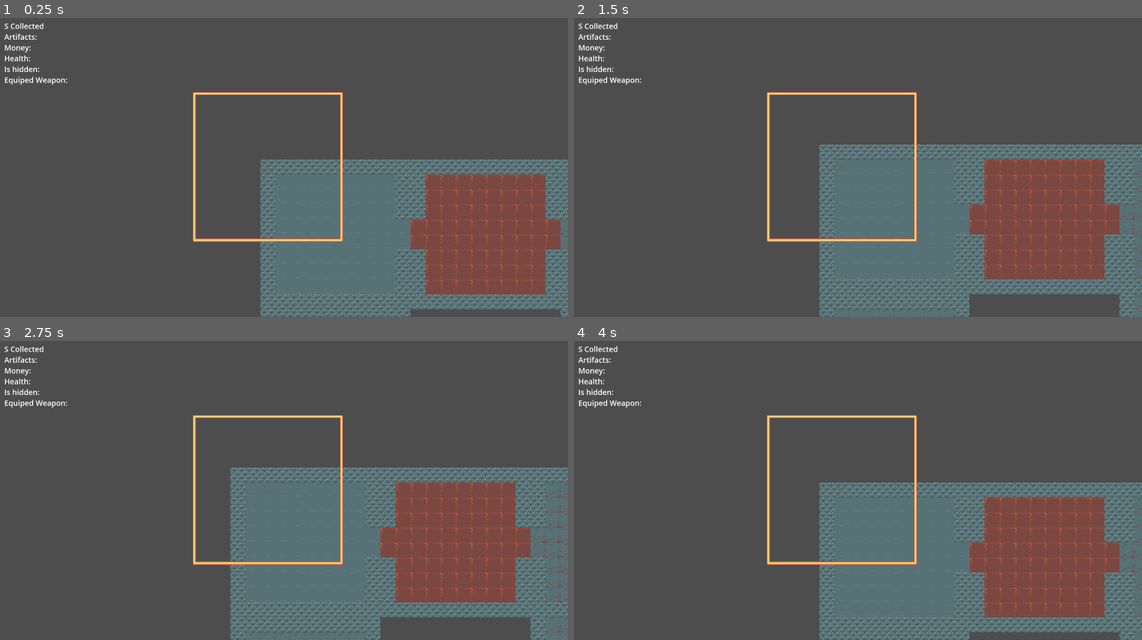
Above: before the commit, frames 1-4 (two rows, left to right).
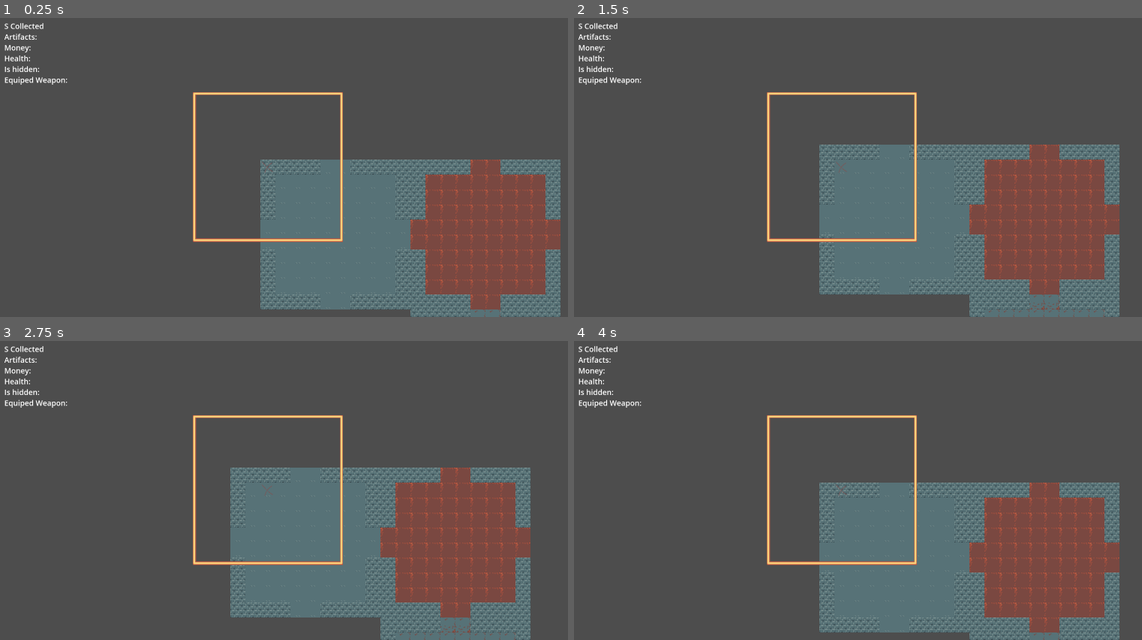
Above: after the commit, the same moments.

Repository: milomccarty99/ld-58
Game: Godot game, scene res://scenes/world.tscn
The game is run twice, just before and just after one commit, with the same random seed, the same clock (stepped at 60 frames per second) and the same inputs.
Inputs:
- Up to frame 1 (0.25 s): no input
- Up to frame 2 (1.5 s): tap Enter at 0.5 s; hold D (right) 0.53-1.28 s; tap Space at 1.25 s; hold S (down) from 1.28 s (still down)
- Up to frame 3 (2.75 s): tap Enter at 2 s; release S (down) at 2.03 s; hold D (right) from 2.03 s (still down)
- Up to frame 4 (4 s): tap Space at 2.75 s; release D (right) at 2.78 s; hold W (up) 2.78-3.53 s; tap Enter at 3.5 s; hold A (left) from 3.53 s (still down)

The runs differ from the first frame. In frame 1, 2.5% of the frame differs, in the area x 45-100%, y 47-100%; in frame 2, 6.6%; in frame 3, 8.0%, in the area x 40-100%, y 42-100%; in frame 4, 3.9%.

Commit message:
basic room gen in boiler room

Diff:
--- a/project.godot
+++ b/project.godot
@@ -22,6 +22,10 @@
 window/size/resizable=false
 window/stretch/scale=2.0
 window/stretch/scale_mode="integer"
+
+[dotnet]
+
+project/assembly_name="LD-58"
 
 [input]
 
--- a/scenes/level.gd
+++ b/scenes/level.gd
@@ -1,6 +1,6 @@
 extends Node2D
-var width = 5
-var height = 5
+var width = 10
+var height = 10
 var level_room_noise = FastNoiseLite.new()
 var m
 var included
@@ -48,12 +48,12 @@
 	return room.x >= 0 and room.x < width and room.y >= 0 and room.y < height
 
 func include_joined_room(start_room : Vector2)->void:
-	if (start_room.x >= 0 and start_room.x < width and start_room.y >= 0 and start_room.y < height):
-		var index_id = m[start_room.x + width * start_room.y]
-		for i in range(0, width):
-			for j in range(0, height):
-				if m[i + width * j] == index_id :
-					included[i + width * j] = true
+	#if (start_room.x >= 0 and start_room.x < width and start_room.y >= 0 and start_room.y < height):
+	var index_id = m[start_room.x + width * start_room.y]
+	for i in range(0, width):
+		for j in range(0, height):
+			if m[i + width * j] == index_id :
+				included[i + width * j] = true
 
 func look_for_walls(room : Vector2)->int:
 	var index_id = m[room.x + width * room.y]
@@ -66,31 +66,28 @@
 		running_total += 4
 	if (is_room_valid(Vector2(room.x + 1, room.y)) and index_id == m[(room.x + 1) + width * room.y]) : # right
 		running_total += 8
-
 	return running_total
 
-func look_for_doors(room : Vector2)->Array:
-	var dirs = []
-	var dirs_size = 0
-	for i in range(0,door_count):
-		if room.x == doors[i].x and room.y == doors[i].y:
-			if room.x < doors[i].z:
-				dirs_size +=1
-				dirs.resize(dirs_size)
-				dirs[dirs_size - 1] = "right"
-			elif room.x > doors[i].z:
-				dirs_size +=1
-				dirs.resize(dirs_size)
-				dirs[dirs_size - 1] = "left"
-			elif room.y < doors[i].w:
-				dirs_size +=1
-				dirs.resize(dirs_size)
-				dirs[dirs_size - 1] = "up"
-			else:
-				dirs_size +=1
-				dirs.resize(dirs_size)
-				dirs[dirs_size - 1] = "down"
-	return dirs
+
+func look_for_doors(room : Vector2)->int: # using included
+	#var index_id = m[room.x + width * room.y]
+	var running_total = 0
+	if (is_room_valid(Vector2(room.x , room.y - 1)) and included[room.x + width * (room.y - 1)]) : #up
+		running_total += 1
+	if (is_room_valid(Vector2(room.x - 1, room.y)) and included[(room.x - 1) + width * room.y]) : #left
+		running_total += 2
+	if (is_room_valid(Vector2(room.x ,room.y + 1)) and included[room.x + width * (room.y + 1)]) : #down
+		running_total += 4
+	if (is_room_valid(Vector2(room.x + 1, room.y)) and included[(room.x + 1) + width * room.y]) : #right
+		running_total += 8
+	return running_total
+func is_closer_distance(from_room: Vector2, to_room: Vector2, closest_distance : float)-> float:
+	if is_room_valid(from_room):
+		var dist = abs(from_room.x - to_room.x) + abs(from_room.y - to_room.y)
+		if dist < closest_distance:
+			return dist
+
+	return INF
 
 func find_next_room_in_path(to_room : Vector2)->bool:
 	 # find next nearest room to an existing included point
@@ -109,23 +106,44 @@
 					if distance <= closest_distance:
 						closest_distance = distance
 						closest_included_room_point = Vector2(i,j)
+						#var closest_direction = "none"
+						var new_closest_distance = INF
 						# N,S,E,W but in random order
+						var order = [0 , 1, 2, 3]
+						for messy in range(0,4):
+							var scramble = rng.randi() %4
+							var order_temp = order[0]
+							order[0] = order[scramble]
+							order[scramble] = order_temp
+
 						for iter in range(0, 4):
-							var order = rng.randi() % 4
-							if order == 0 and is_room_valid(Vector2(i,j - 1)) and distance > abs(i - to_room.x) + abs(j - to_room.y - 1) :
-								closest_new_room_point = Vector2(i,j - 1)
-							if order == 1 and is_room_valid(Vector2(i,j + 1)) and distance > abs(i - to_room.x) + abs(j - to_room.y + 1) :
-								closest_new_room_point = Vector2(i,j + 1)
-							if order == 2 and is_room_valid(Vector2(i - 1,j)) and distance > abs(i - to_room.x - 1) + abs(j - to_room.y):
-								closest_new_room_point = Vector2(i - 1, j)
-							if order == 3:
-								closest_new_room_point = Vector2(i + 1, j)
+							#var order = rng.randi() % 4
+							if order[iter] == 0:
+								new_closest_distance = is_closer_distance(Vector2(i,j - 1), to_room, closest_distance)
+								if new_closest_distance < closest_distance :
+									closest_distance = new_closest_distance
+									closest_new_room_point = Vector2(i,j - 1)
+							if order[iter] == 1:
+								new_closest_distance = is_closer_distance(Vector2(i,j + 1), to_room, closest_distance)
+								if new_closest_distance < closest_distance :
+									closest_distance = new_closest_distance
+									closest_new_room_point = Vector2(i,j + 1)
+							if order[iter] == 2:
+								new_closest_distance = is_closer_distance(Vector2(i - 1, j), to_room, closest_distance)
+								if new_closest_distance < closest_distance :
+									closest_distance = new_closest_distance
+									closest_new_room_point = Vector2(i - 1, j)
+							if order[iter] == 3:
+								new_closest_distance = is_closer_distance(Vector2(i + 1, j), to_room, closest_distance)
+								if new_closest_distance < closest_distance :
+									closest_distance = new_closest_distance
+									closest_new_room_point = Vector2(i + 1, j)
 		include_joined_room(closest_new_room_point)
-		if closest_new_room_point != Vector2(0,0):
-			doors.resize(door_count + 2)
-			doors[door_count] = Vector4(closest_included_room_point.x, closest_included_room_point.y, closest_new_room_point.x, closest_new_room_point.y)
-			doors[door_count+ 1] = Vector4(closest_new_room_point.x, closest_new_room_point.y, closest_included_room_point.x, closest_included_room_point.y)
-			door_count += 2
+
+	doors.resize(door_count + 2)
+	doors[door_count] = Vector4(closest_included_room_point.x, closest_included_room_point.y, closest_new_room_point.x, closest_new_room_point.y)
+	doors[door_count+ 1] = Vector4(closest_new_room_point.x, closest_new_room_point.y, closest_included_room_point.x, closest_included_room_point.y)
+	door_count += 2
 	return included[to_room.x + width * to_room.y]
 
 
--- a/scenes/room.gd
+++ b/scenes/room.gd
@@ -9,7 +9,7 @@
 var ss_i = 1
 var floor_sample = Vector2(3, 6)
 var wall_sample = Vector2(0, 0)
-var door_dir = ["none"]
+var door_dir = 0
 var walls = 0
 @onready
 var tileMap = $"../../TileMapLayer"
@@ -36,19 +36,21 @@
 				tileMap.set_cell(Vector2(start_point.x * width + i, start_point.y * height + j), ss_i, wall_sample)
 			else:
 				pass
-	for i in range(0, door_dir.size()):
-		if door_dir[i] == "down":
-			tileMap.set_cell(Vector2(start_point.x * width + 5 , start_point.y * height + 0), ss_i, floor_sample)#tileMap.set_cell(Vector2(i,j),1,Vector2(3,1)) # floor
-			tileMap.set_cell(Vector2(start_point.x * width + 4 , start_point.y * height + 0), ss_i, floor_sample)#tileMap.set_cell(Vector2(i,j),1,Vector2(3,1)) # floor
-		elif door_dir[i] == "up" :
-			tileMap.set_cell(Vector2(start_point.x * width + 5 , start_point.y * height + height -1), ss_i, floor_sample)#tileMap.set_cell(Vector2(i,j),1,Vector2(3,1)) # floor
-			tileMap.set_cell(Vector2(start_point.x * width + 4 , start_point.y * height + height -1), ss_i, floor_sample)#tileMap.set_cell(Vector2(i,j),1,Vector2(3,1)) # floor
-		elif door_dir[i] == "left":
-			tileMap.set_cell(Vector2(start_point.x * width, start_point.y * height + 5), ss_i, floor_sample)#tileMap.set_cell(Vector2(i,j),1,Vector2(3,1)) # floor
-			tileMap.set_cell(Vector2(start_point.x * width, start_point.y * height + 4), ss_i, floor_sample)#tileMap.set_cell(Vector2(i,j),1,Vector2(3,1)) # floorpass #	if i == start.x or j == start.y or i == end.x -1 or j == end.y -1 :
-		elif door_dir[i] == "right":
-			tileMap.set_cell(Vector2(start_point.x * width + width - 1 , start_point.y * height + 5), ss_i, floor_sample)#tileMap.set_cell(Vector2(i,j),1,Vector2(3,1)) # floor
+	for i in range(0, width):
+		for j in range(0, height):
+			#if door_dir % 8 != door_dir:
+			tileMap.set_cell(Vector2(start_point.x * width + 5 , start_point.y * height + 0), ss_i, floor_sample)# up
+			tileMap.set_cell(Vector2(start_point.x * width + 4 , start_point.y * height + 0), ss_i, floor_sample)#
+			#door_dir = door_dir % 8
+			#if door_dir % 4 != door_dir:
+			tileMap.set_cell(Vector2(start_point.x * width, start_point.y * height + 5), ss_i, floor_sample)# left
+			tileMap.set_cell(Vector2(start_point.x * width, start_point.y * height + 4), ss_i, floor_sample)#
+			#door_dir = door_dir % 4
+			#if door_dir % 2 != door_dir:
+			tileMap.set_cell(Vector2(start_point.x * width + 5 , start_point.y * height + height -1), ss_i, floor_sample)# down
+			tileMap.set_cell(Vector2(start_point.x * width + 4 , start_point.y * height + height -1), ss_i, floor_sample)#
+			#door_dir = door_dir % 2
+			#if door_dir % 1 != door_dir:
+			tileMap.set_cell(Vector2(start_point.x * width + width - 1 , start_point.y * height + 5), ss_i, floor_sample)# right
 			tileMap.set_cell(Vector2(start_point.x * width + width - 1 , start_point.y * height + 4), ss_i, floor_sample)
 		#pass #tileMap.set_cell(Vector2(i,j), 1, Vector2(0,1)) # wall
-
-	pass
